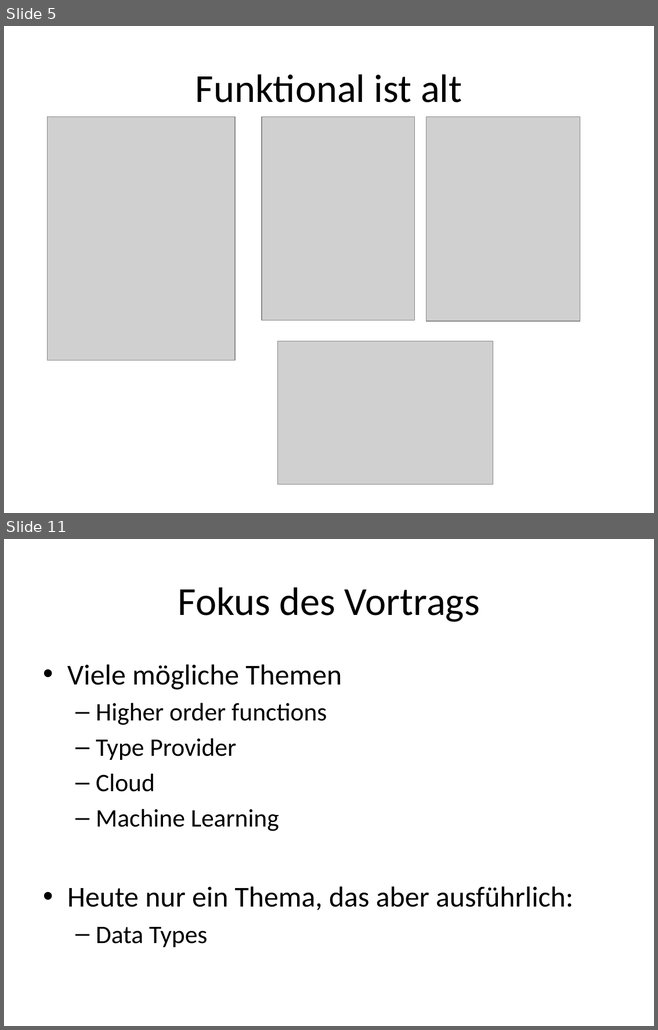
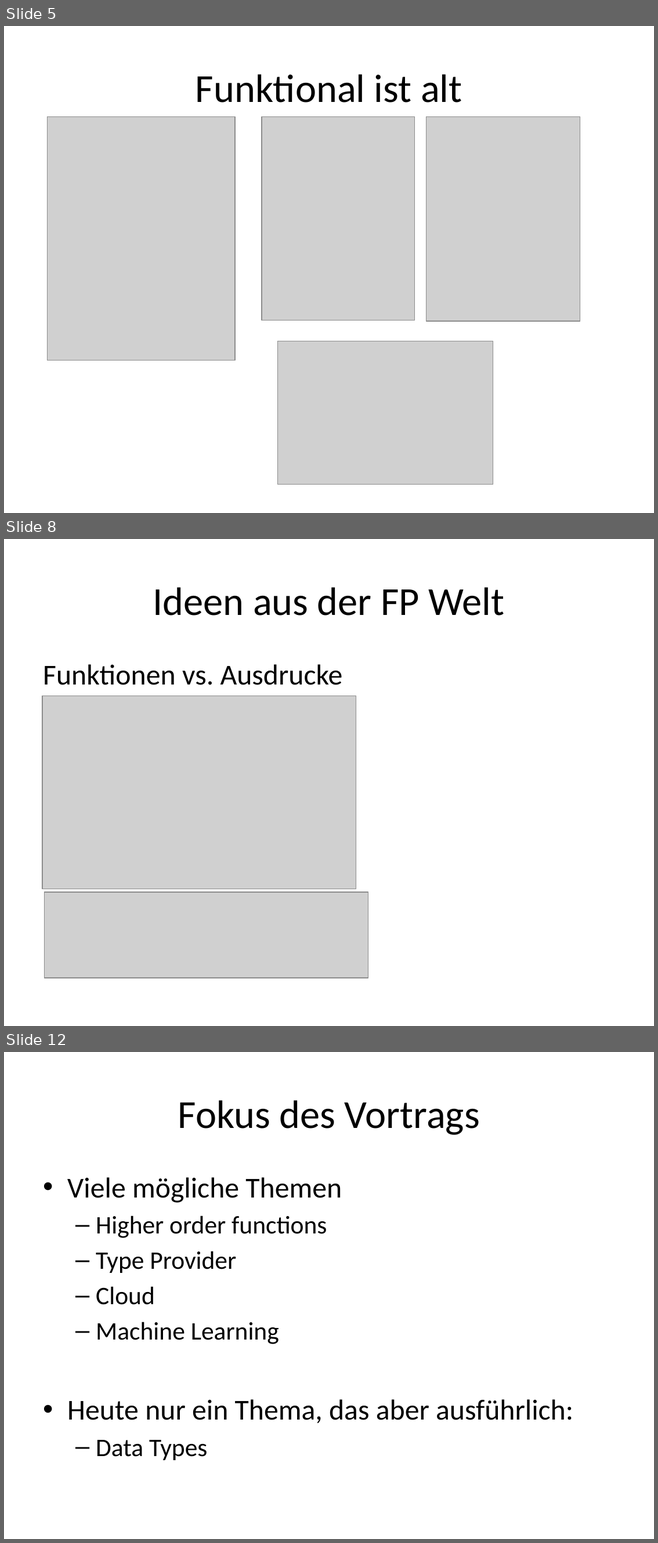
Before and after one commit to ronaldboehm/talks, a slide deck: 20151202/Einführung20151202.pptx. Shown one above the other, each under a label of ours: slides 5 and 11 before the commit, slides 5, 8 and 12 after it; the slides between them are not shown. The pictures are 658x1030 and 658x1543 pixels, drawn with LibreOffice and Linux fonts; fonts in the diff are those of the drawing; grey boxes stand for pictures. Boxes give left, top, right and bottom in pixels: in the first picture for what was removed or moved away, otherwise in the second. Text is boxed around its words. In the diff, an @@ line names an element or a change of style, - is before the commit and + after.

```diff
--- a/20151202/Einführung20151202.pptx
+++ b/20151202/Einführung20151202.pptx
@@ slide 8 added at (4,539,654,1026), background #FFFFFF @@
@@ title added at (152,587,504,616), 44 pt, text #000000 @@
+Ideen aus der FP Welt
@@ text added at (43,664,343,685), 32 pt, text #000000 @@
+Funktionen vs. Ausdrucke
@@ picture added at (42,696,355,889) @@
@@ picture added at (44,892,368,978) @@
@@ what was slide 11 is now slide 12 @@
```
Also in this commit, not shown: 10 slides changed.
